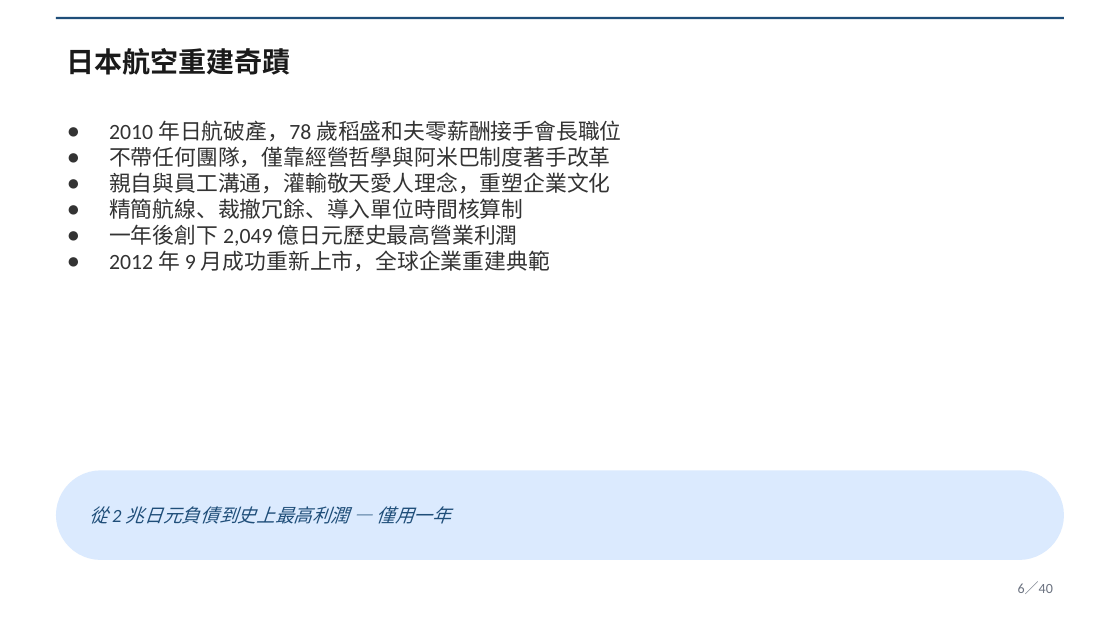
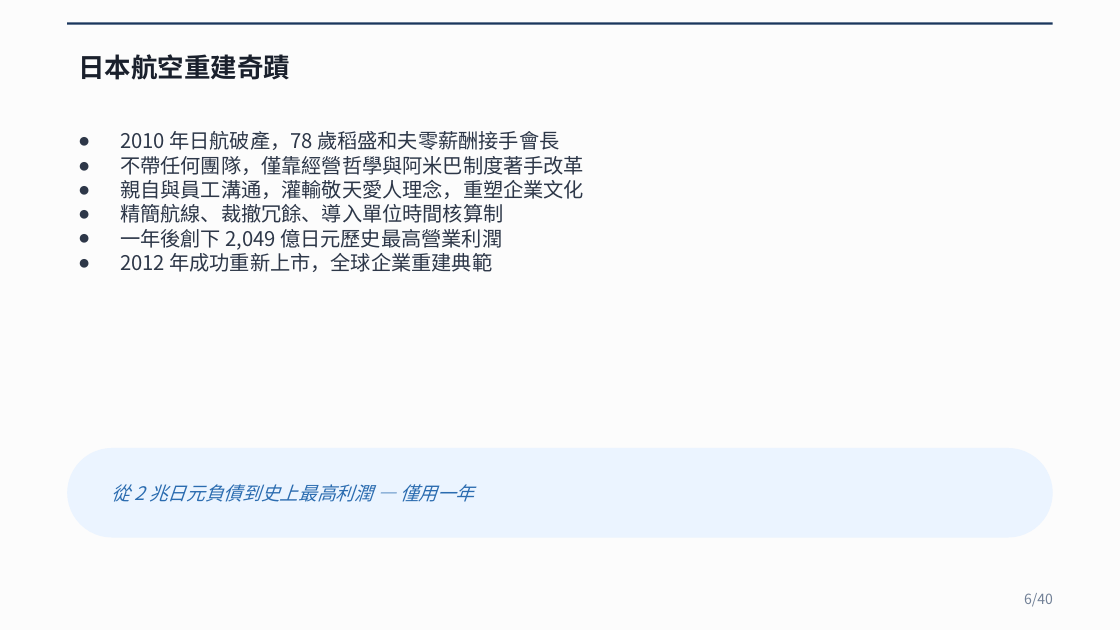
Before and after one commit to Lingo1516/Lingo1516.github.io, a slide deck: slide 6 of 阿米巴經營_40頁完整講義.pptx. Drawn at 1120x630 pixels with LibreOffice and Linux fonts; fonts in the diff are those of the drawing. Boxes give left, top, right and bottom in pixels: in the first picture for what was removed or moved away, otherwise in the second. Text is boxed around its words. In the diff, an @@ line names an element or a change of style, - is before the commit and + after.

```diff
--- a/阿米巴經營_40頁完整講義.pptx
+++ b/阿米巴經營_40頁完整講義.pptx
@@ background #FFFFFF to #FCFCFC @@
@@ rectangle: place and size @@
-rectangle at (56, 17, 1064, 19)
+rectangle at (67, 22, 1053, 25)
@@ rectangle at (67, 22, 1053, 25): fill #1F4E79 to #1A365D @@
@@ text "日本航空重建奇蹟": place and size @@
-text "日本航空重建奇蹟" at (67, 48, 291, 75)
+text "日本航空重建奇蹟" at (78, 54, 290, 80)
@@ text "日本航空重建奇蹟" at (78, 54, 290, 80): size 18 to 17 pt, font Calibri to Noto Sans CJK SC, text colour #1A1A1A to #1A202C @@
@@ text "2010 年日航破產，78 歲稻盛和夫零薪酬接手會長": place and size @@
-text "2010 年日航破產，78 歲稻盛和夫零薪酬接手會長" at (109, 120, 621, 271)
+text "2010 年日航破產，78 歲稻盛和夫零薪酬接手會長" at (120, 131, 584, 272)
@@ text at (120, 131, 559, 150): text changed; size 14 to 13 pt; font Calibri to Noto Sans CJK SC; text colour #333333 to #2D3748 @@
-● 2010 年日航破產，78 歲稻盛和夫零薪酬接手會長職位
+● 2010 年日航破產，78 歲稻盛和夫零薪酬接手會長
@@ text at (120, 156, 584, 250): size 14 to 13 pt, font Calibri to Noto Sans CJK SC, text colour #333333 to #2D3748 in "不帶任何團隊，僅靠經營哲學與阿米巴制度著手改革", "親自與員工溝通，灌輸敬天愛人理念，重塑企業文化", "精簡航線、裁撤冗餘、導入單位時間核算制", "一年後創下 2,049 億日元歷史最高營業利潤" @@
@@ text at (120, 249, 492, 272): text changed; size 14 to 13 pt; font Calibri to Noto Sans CJK SC; text colour #333333 to #2D3748 @@
-● 2012 年 9 月成功重新上市，全球企業重建典範
+● 2012 年成功重新上市，全球企業重建典範
@@ rounded rectangle: place and size @@
-rounded rectangle at (56, 470, 1064, 560)
+rounded rectangle at (67, 448, 1053, 538)
@@ rounded rectangle at (67, 448, 1053, 538): fill #DBEAFE to #EBF4FF @@
@@ text "從 2 兆日元負債到史上最高利潤 — 僅用一年": place and size @@
-text "從 2 兆日元負債到史上最高利潤 — 僅用一年" at (89, 506, 452, 524)
+text "從 2 兆日元負債到史上最高利潤 — 僅用一年" at (112, 484, 475, 502)
@@ text "從 2 兆日元負債到史上最高利潤 — 僅用一年" at (112, 484, 475, 502): font Calibri to Noto Sans CJK SC, text colour #1F4E79 to #2B6CB0 @@
@@ text at (1024, 593, 1053, 607): text changed; font Calibri to Noto Sans CJK SC; text colour #6B7280 to #718096 @@
-6／40
+6/40
```
Also in this commit, not shown: 39 other slides changed.
